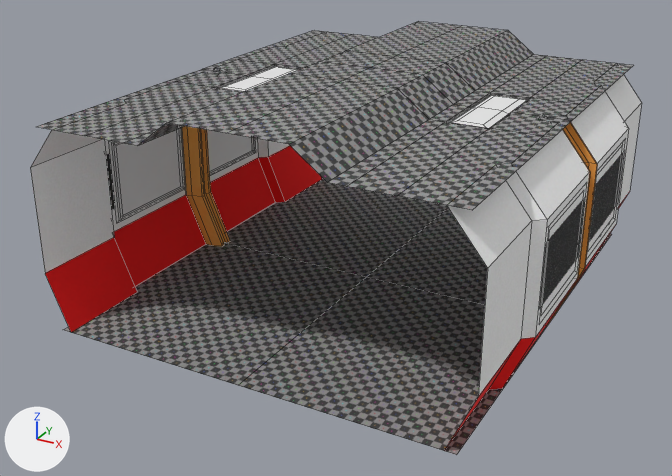
The OBJ model Assets/Models/Environment/Texturing Test/TexturingHallway.obj, before and after one commit.
One viewpoint serves both versions: a 50 mm camera at (5.0, -6.93, 5.43) aimed at (-0.2, 2.54, 0.7). Lighting does not change. The marker at lower left points along +X, +Y and +Z. Mesh edges are drawn as thin lines. Where no turn or scale is listed for an object, it has been applied to the vertices.
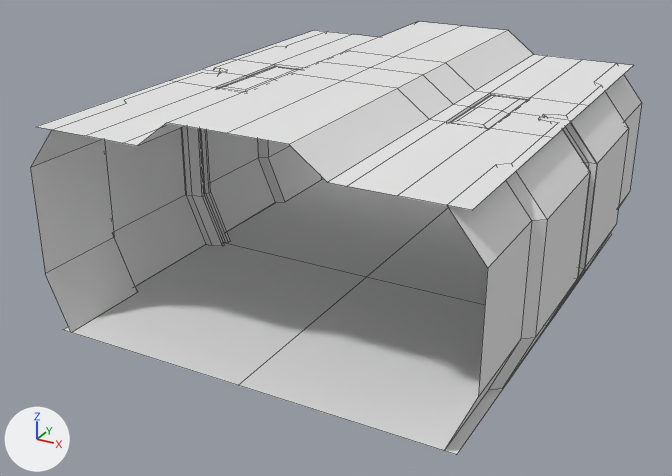
What differs and where, as boxes (x1, y1, x2, y2) in the pictures (672 x 476 px):
'Plane.001', deleted
    before: (109, 128, 256, 223)
part 1 of me_plane, recoloured (brown to grey)
    both: (182, 122, 598, 326)
part 2 of me_plane, recoloured (grey to white)
    both: (36, 22, 633, 455)
part 3 of me_plane, recoloured
    both: (44, 74, 640, 448)

The change, as a diff of the scene's bpy script:
```diff
--- a/Assets/Models/Environment/Texturing Test/TexturingHallway.obj.py
+++ b/Assets/Models/Environment/Texturing Test/TexturingHallway.obj.py
@@ me_plane @@
 me_plane.from_pydata(...)  # 264 vertices, 188 faces; spans x -2.8..2.8, y 0.0..6.0, z 0.0..2.8
 # used by ob_plane; location = (0.0, 0.0, 0.0)
-me_plane.materials.append(mat_none_light)  # white #e7e7e7
+# me_plane part 1: 60 faces spanning x -2.8..2.8, y 2.85..3.15, z 0.0..2.5 switch from mat_none_beam (picture img_beam_png) to mat_none (white #e7e7e7)
+# me_plane part 2: 76 faces spanning x -2.5..2.5, y 0.0..6.0, z 0.0..2.8 switch from mat_none_uv (picture img_uv_png) to mat_none (white #e7e7e7)
+# me_plane part 3: 36 faces spanning x -2.79..2.79, y 0.0..6.0, z 0.0..2.5 switch from mat_none_wall (picture img_wall_png) to mat_none (white #e7e7e7)
@@ ob_plane_001 @@
-ob_plane_001 = bpy.data.objects.new('Plane.001', me_plane_001)
-ob_plane_001.location = (0.0, 0.0, 0.0)
```
